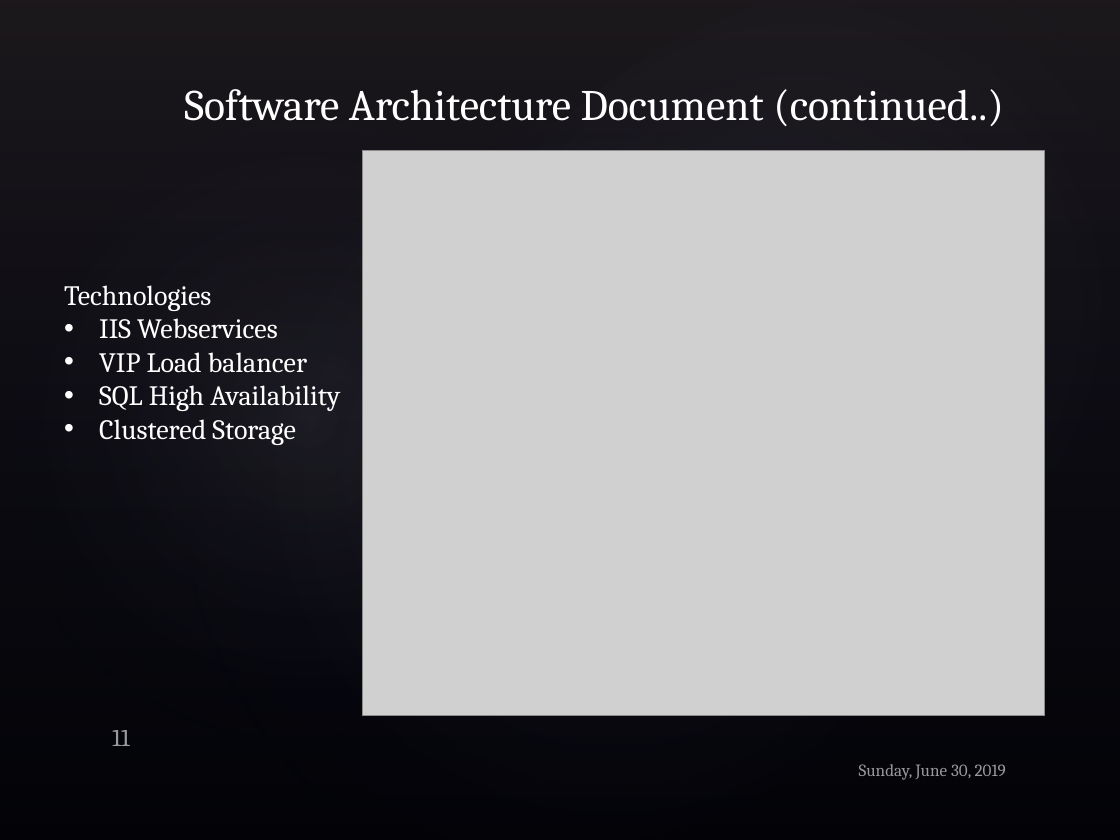
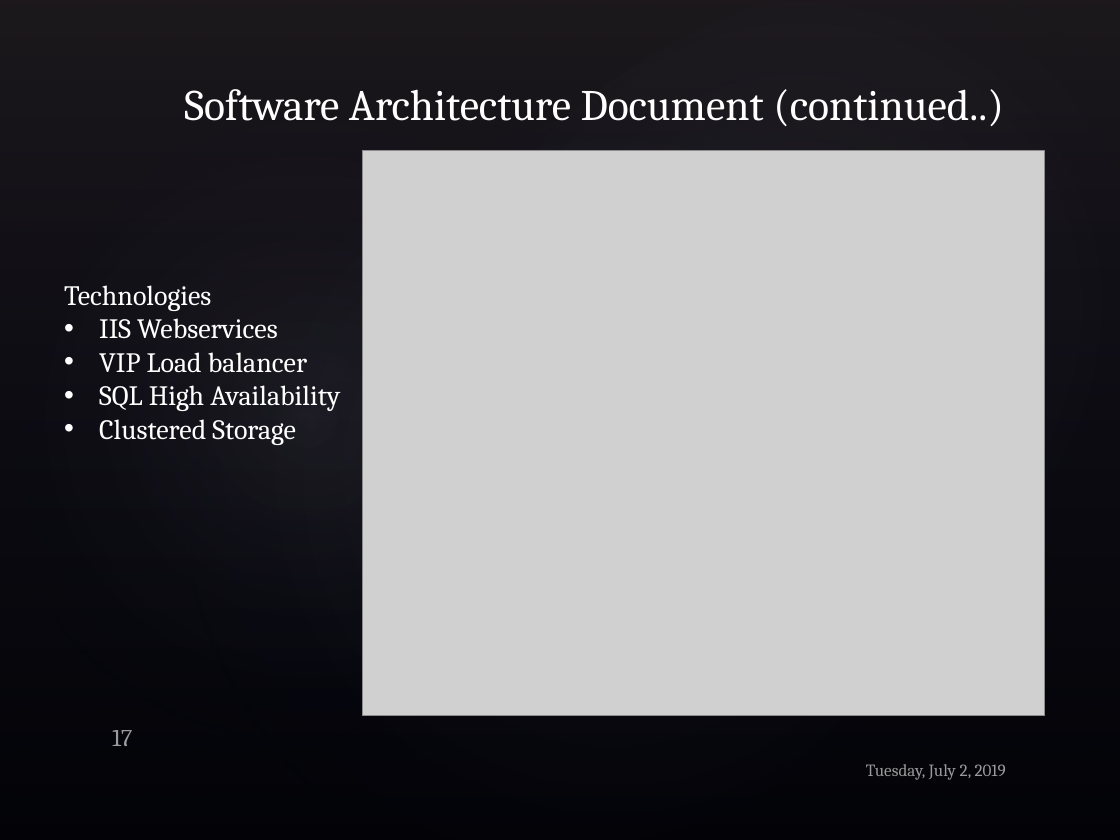
Before and after one commit to iv1660yg/MSU-ICS-370, a slide deck: slide 17 of Project_Elaboration_1.pptx (slide 11 before the commit). Drawn at 1120x840 pixels with LibreOffice and Linux fonts; fonts in the diff are those of the drawing; grey boxes stand for pictures; background and template pictures are left out. Boxes give left, top, right and bottom in pixels: in the first picture for what was removed or moved away, otherwise in the second. Text is boxed around its words. In the diff, an @@ line names an element or a change of style, - is before the commit and + after.

```diff
--- a/Project_Elaboration_1.pptx
+++ b/Project_Elaboration_1.pptx
@@ page number at <box>112,730,133,746</box>: text changed @@
-11
+17
@@ text at <box>866,764,1006,780</box>: text changed @@
-Sunday, June 30, 2019
+Tuesday, July 2, 2019
```
Also in this commit, not shown: 11 other slides changed.
